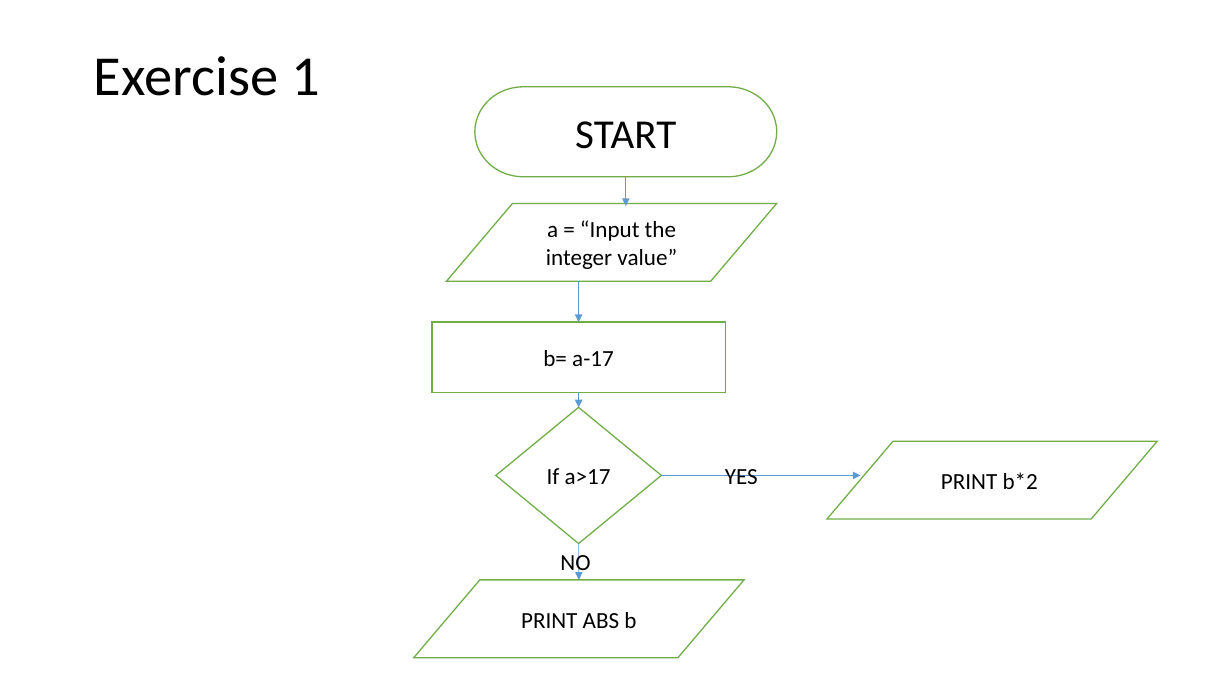
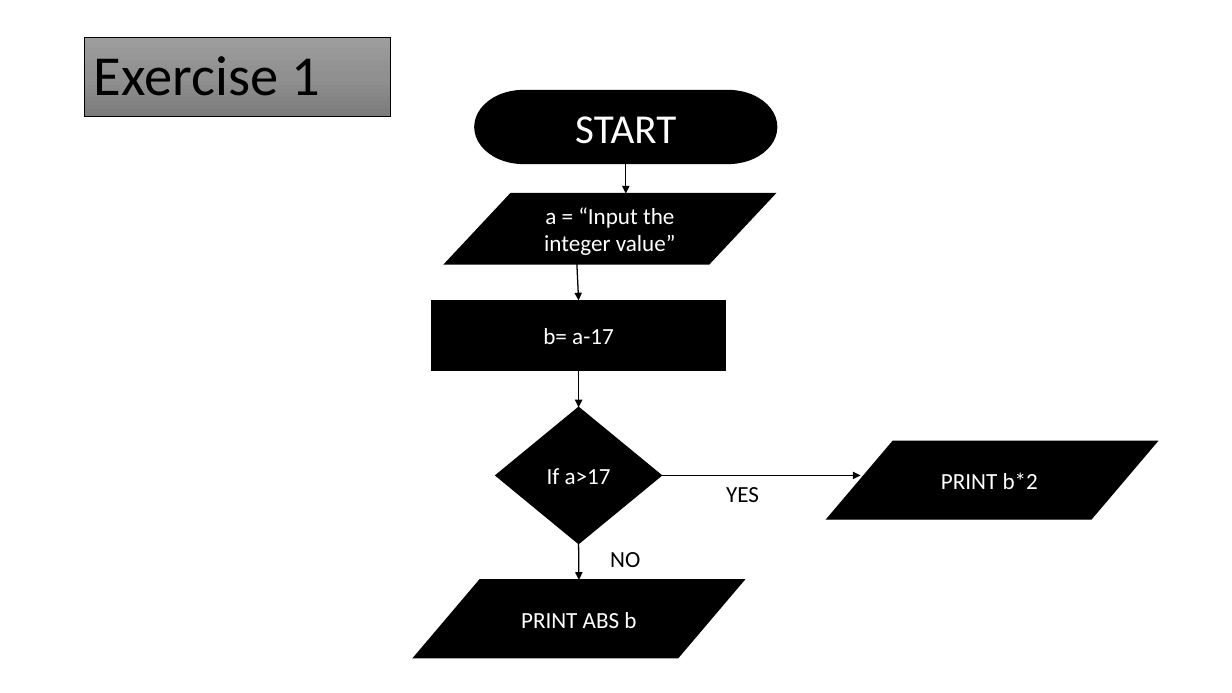
Before and after one commit to Solexi/frontend_course, a slide deck: slide 2 of Sophia's Flowchart.pptx. Drawn at 1232x693 pixels with LibreOffice and Linux fonts; fonts in the diff are those of the drawing. Boxes give left, top, right and bottom in pixels: in the first picture for what was removed or moved away, otherwise in the second. Text is boxed around its words. In the diff, an @@ line names an element or a change of style, - is before the commit and + after.

```diff
--- a/Sophia's Flowchart.pptx
+++ b/Sophia's Flowchart.pptx
@@ title "Exercise 1": place and size @@
-title "Exercise 1" at (94,56,320,96)
+title "Exercise 1" at (85,37,391,116)
@@ title "Exercise 1" at (85,37,391,116): fill none to gradient #9D9D9D to #909090 to #7C7C7C; outline none to #000000 0.5 pt @@
@@ pill shape "START": place and size @@
-pill shape "START" at (475,87,777,177)
+pill shape "START" at (475,91,777,164)
@@ arrow moved from (626, 177) - (626, 206) to (626, 160) - (626, 193) @@
@@ arrow (626, 160) - (626, 193): stroke #5B9BD5 0.5 pt to #000000 1 pt @@
@@ flow chart input output "a = “Input the integer ...": place and size @@
-flow chart input output "a = “Input the integer ..." at (446,203,776,281)
+flow chart input output "a = “Input the integer ..." at (445,193,775,263)
@@ arrow moved from (579, 281) - (579, 323) to (577, 264) - (579, 300) @@
@@ arrow (577, 264) - (579, 300): stroke #5B9BD5 0.5 pt to #000000 1 pt @@
@@ text colour #000000 to #FFFFFF; fill #FFFFFF to #000000; outline #70AD47 1 pt to #000000 1 pt in 6 elements at (496,408,662,543), (827,442,1157,519), (414,580,744,658), (475,91,777,164), (445,193,775,263), (433,300,726,371) @@
@@ rectangle "b= a-17": place and size @@
-rectangle "b= a-17" at (433,323,726,393)
+rectangle "b= a-17" at (433,300,726,371)
@@ arrow moved from (579, 393) - (579, 408) to (579, 371) - (579, 408) @@
@@ arrow (579, 371) - (579, 408): stroke #5B9BD5 0.5 pt to #000000 1 pt @@
@@ arrow (662, 476) - (860, 476): stroke #5B9BD5 0.5 pt to #000000 0.5 pt @@
@@ text "YES": place and size @@
-text "YES" at (725,469,758,484)
+text "YES" at (726,487,759,502)
@@ arrow (579, 543) - (579, 580): stroke #5B9BD5 0.5 pt to #000000 1 pt @@
@@ text "NO" rewrapped from (560,551,590,577) to (610,552,640,567) @@
```
Also in this commit, not shown: 3 other slides changed.
